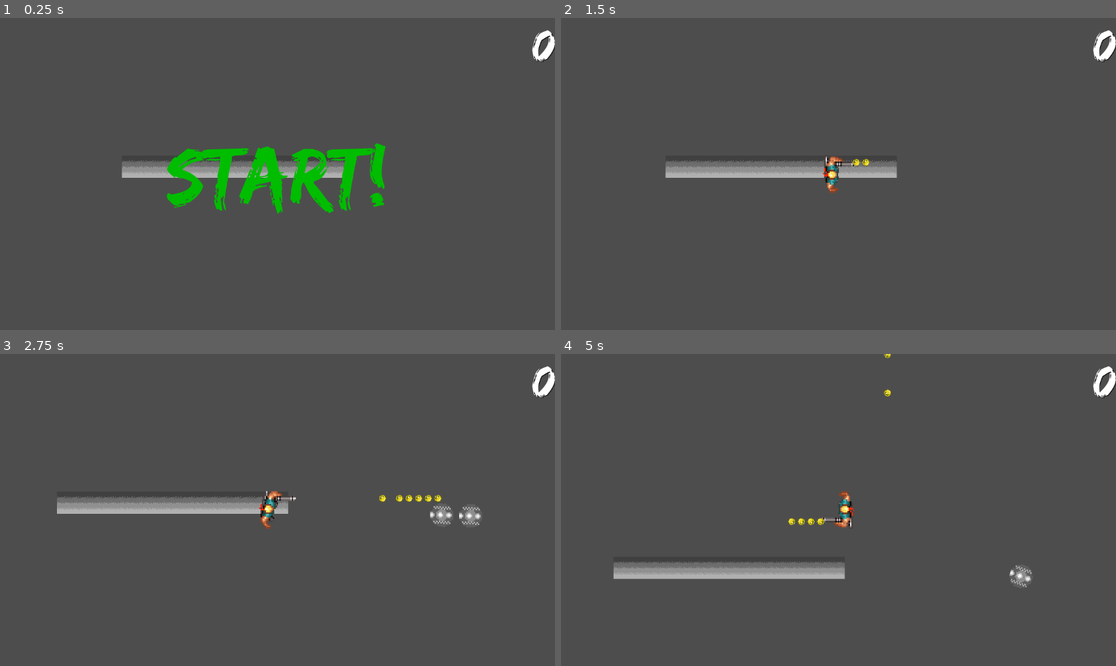
Above: before the commit, frames 1-4 (two rows, left to right).
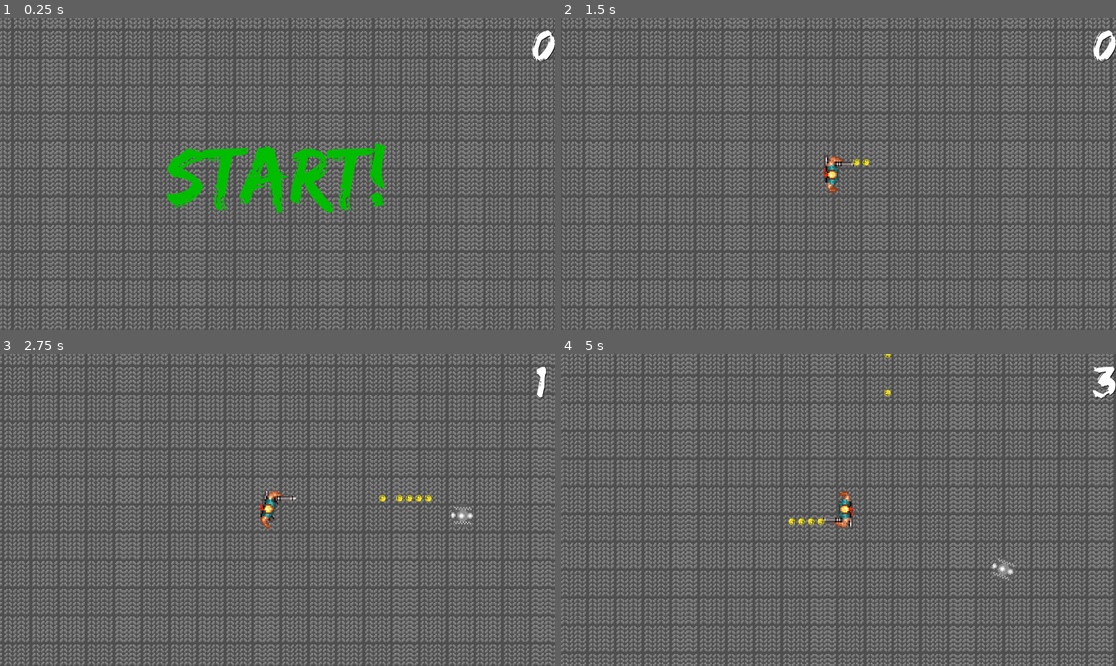
Above: after the commit, the same moments.

Repository: Nyalruko/First-Top-Down-Project
Game: Godot game, scene res://main.tscn
Same seed, same stepped clock (60 frames per second), same inputs: the game is played once before the commit and once after it.
Inputs:
- Up to frame 1 (0.25 s): no input
- Up to frame 2 (1.5 s): click "START!" at 0.5 s; tap Enter at 1.25 s; hold D (Right) from 1.28 s (still down); hold Space (Fire) from 1.28 s (still down)
- Up to frame 3 (2.75 s): release D (Right) at 2.03 s; release Space (Fire) at 2.03 s; hold Shift (Move Backwards, bound only after the commit) from 2.03 s (still down); tap Space (Fire) at 2.1 s
- Up to frame 4 (5 s): release Shift (Move Backwards, bound only after the commit) at 2.78 s; hold D (Right) 2.78-3.53 s; hold Space (Fire) 2.78-3.53 s; hold W (Up) 3.53-4.28 s; tap Space (Fire) at 3.6 s; hold A (Left) from 4.28 s (still down); hold Space (Fire) from 4.28 s (still down)

The runs differ from the first frame. In frame 1, 38% of the frame differs, in the area x 0-100%, y 0-100%; in frame 2, 40%; in frame 3, 40%; in frame 4, 40%.

Commit message:
Backwards movement/Counter
Added backwards movement with slight balance starts/ideas and a functioning score counter plus new textures

Diff:
--- a/Bullet.gd
+++ b/Bullet.gd
@@ -1,9 +1,13 @@
 extends CharacterBody2D
+
+class_name Bullet
 
 var pos : Vector2
 var rota : float
 var dir : float
-var speed = 500
+
+@export var speed = 500
+@export var damage = 10
 
 func _ready():
 	global_position = pos #Sets position of the bullet
--- a/character.gd
+++ b/character.gd
@@ -31,6 +31,9 @@
 		ContraGuyTopDown.play("walk")
 	else:
 		ContraGuyTopDown.play("idle")
+	if Input.is_action_pressed("Move Backwards"):
+		look_at(global_position - direction)
+		velocity *= 0.7
 	move_and_slide()
 
 func shoot_bullet():
--- a/enemy.gd
+++ b/enemy.gd
@@ -1,7 +1,7 @@
 extends CharacterBody2D
 
 
-const SPEED = 100.0
+const SPEED = 250.0
 var player : Node2D
 signal Killed
 
@@ -15,5 +15,6 @@
 
 
 func _on_hitbox_area_entered(area):
-	emit_signal("Killed") #Tells script that it died
-	queue_free() #Deletes the node
+	if area.get_parent() is Bullet:
+		emit_signal("Killed") #Tells script that it died
+		queue_free() #Deletes the node
--- a/enemy_2.gd
+++ b/enemy_2.gd
@@ -1,5 +1,4 @@
 extends CharacterBody2D
-
 
 const SPEED = 100.0
 var player : Node2D
@@ -13,5 +12,6 @@
 	move_and_slide()
 
 func _on_hitbox_area_entered(area):
-	emit_signal("Killed") #Tells script that it died
-	queue_free() #Deletes the node
+	if area.get_parent() is Bullet:
+		emit_signal("Killed") #Tells script that it died
+		queue_free() #Deletes the node
--- a/main.tscn
+++ b/main.tscn
@@ -1,8 +1,8 @@
 [gd_scene load_steps=8 format=3 uid="uid://bhw6uvntk6ynb"]
 
 [ext_resource type="Script" path="res://main.gd" id="1_m3dpu"]
+[ext_resource type="Texture2D" uid="uid://cv52i3nuxqhqg" path="res://Art/Backgrounds/metal_floor3.png" id="2_3pga8"]
 [ext_resource type="PackedScene" uid="uid://b7lhkeojyxdbr" path="res://enemy_spawner.tscn" id="2_icdc0"]
-[ext_resource type="Texture2D" uid="uid://b063l8p3u63sh" path="res://Art/floor.png" id="4_hy7sr"]
 [ext_resource type="AudioStream" uid="uid://bnv2elsf4sd3g" path="res://Art/Music/Super Bomberman 2 - Title (SNES OST).mp3" id="5_cyokd"]
 [ext_resource type="PackedScene" uid="uid://dtwmrjo3pi1uo" path="res://character.tscn" id="5_swuj0"]
 [ext_resource type="AudioStream" uid="uid://31dfwhrfv362" path="res://Art/Music/Game Over： Castlevania (NES).mp3" id="7_cg8am"]
@@ -14,12 +14,19 @@
 [node name="Background" type="TextureRect" parent="."]
 z_index = -400
 texture_repeat = 2
+layout_direction = 1
 anchors_preset = 15
 anchor_right = 1.0
 anchor_bottom = 1.0
+offset_left = -7589.0
+offset_top = -5686.0
+offset_right = -3154.0
+offset_bottom = -2651.0
 grow_horizontal = 2
 grow_vertical = 2
-texture = ExtResource("4_hy7sr")
+scale = Vector2(3, 3)
+texture = ExtResource("2_3pga8")
+expand_mode = 1
 stretch_mode = 1
 
 [node name="Character" parent="." instance=ExtResource("5_swuj0")]
@@ -42,4 +49,5 @@
 
 [connection signal="Died" from="Character" to="." method="_on_character_died"]
 [connection signal="Died" from="Character" to="UI" method="_on_character_died"]
+[connection signal="child_exiting_tree" from="enemy spawner" to="UI" method="_on_enemy_spawner_child_exiting_tree"]
 [connection signal="new_game" from="UI" to="." method="_on_ui_new_game"]
--- a/project.godot
+++ b/project.godot
@@ -21,29 +21,45 @@
 "deadzone": 0.5,
 "events": [Object(InputEventKey,"resource_local_to_scene":false,"resource_name":"","device":-1,"window_id":0,"alt_pressed":false,"shift_pressed":false,"ctrl_pressed":false,"meta_pressed":false,"pressed":false,"keycode":0,"physical_keycode":87,"key_label":0,"unicode":119,"echo":false,"script":null)
 , Object(InputEventKey,"resource_local_to_scene":false,"resource_name":"","device":-1,"window_id":0,"alt_pressed":false,"shift_pressed":false,"ctrl_pressed":false,"meta_pressed":false,"pressed":false,"keycode":0,"physical_keycode":4194320,"key_label":0,"unicode":0,"echo":false,"script":null)
+, null, Object(InputEventJoypadMotion,"resource_local_to_scene":false,"resource_name":"","device":-1,"axis":1,"axis_value":-1.0,"script":null)
 ]
 }
 Down={
 "deadzone": 0.5,
 "events": [Object(InputEventKey,"resource_local_to_scene":false,"resource_name":"","device":-1,"window_id":0,"alt_pressed":false,"shift_pressed":false,"ctrl_pressed":false,"meta_pressed":false,"pressed":false,"keycode":0,"physical_keycode":83,"key_label":0,"unicode":115,"echo":false,"script":null)
 , Object(InputEventKey,"resource_local_to_scene":false,"resource_name":"","device":-1,"window_id":0,"alt_pressed":false,"shift_pressed":false,"ctrl_pressed":false,"meta_pressed":false,"pressed":false,"keycode":0,"physical_keycode":4194322,"key_label":0,"unicode":0,"echo":false,"script":null)
+, Object(InputEventJoypadMotion,"resource_local_to_scene":false,"resource_name":"","device":-1,"axis":1,"axis_value":1.0,"script":null)
 ]
 }
 Left={
 "deadzone": 0.5,
 "events": [Object(InputEventKey,"resource_local_to_scene":false,"resource_name":"","device":-1,"window_id":0,"alt_pressed":false,"shift_pressed":false,"ctrl_pressed":false,"meta_pressed":false,"pressed":false,"keycode":0,"physical_keycode":65,"key_label":0,"unicode":97,"echo":false,"script":null)
 , Object(InputEventKey,"resource_local_to_scene":false,"resource_name":"","device":-1,"window_id":0,"alt_pressed":false,"shift_pressed":false,"ctrl_pressed":false,"meta_pressed":false,"pressed":false,"keycode":0,"physical_keycode":4194319,"key_label":0,"unicode":0,"echo":false,"script":null)
+, Object(InputEventJoypadMotion,"resource_local_to_scene":false,"resource_name":"","device":-1,"axis":0,"axis_value":-1.0,"script":null)
 ]
 }
 Right={
 "deadzone": 0.5,
 "events": [Object(InputEventKey,"resource_local_to_scene":false,"resource_name":"","device":-1,"window_id":0,"alt_pressed":false,"shift_pressed":false,"ctrl_pressed":false,"meta_pressed":false,"pressed":false,"keycode":0,"physical_keycode":68,"key_label":0,"unicode":100,"echo":false,"script":null)
 , Object(InputEventKey,"resource_local_to_scene":false,"resource_name":"","device":-1,"window_id":0,"alt_pressed":false,"shift_pressed":false,"ctrl_pressed":false,"meta_pressed":false,"pressed":false,"keycode":0,"physical_keycode":4194321,"key_label":0,"unicode":0,"echo":false,"script":null)
+, Object(InputEventJoypadMotion,"resource_local_to_scene":false,"resource_name":"","device":-1,"axis":0,"axis_value":1.0,"script":null)
 ]
 }
 Fire={
 "deadzone": 0.5,
 "events": [null, Object(InputEventKey,"resource_local_to_scene":false,"resource_name":"","device":-1,"window_id":0,"alt …(184 unchanged characters)…
+, Object(InputEventJoypadButton,"resource_local_to_scene":false,"resource_name":"","device":-1,"button_index":2,"pressure":0.0,"pressed":true,"script":null)
+]
+}
+"Move Backwards"={
+"deadzone": 0.5,
+"events": [Object(InputEventKey,"resource_local_to_scene":false,"resource_name":"","device":-1,"window_id":0,"alt_pressed":false,"shift_pressed":false,"ctrl_pressed":false,"meta_pressed":false,"pressed":false,"keycode":0,"physical_keycode":4194325,"key_label":0,"unicode":0,"echo":false,"script":null)
+, Object(InputEventJoypadButton,"resource_local_to_scene":false,"resource_name":"","device":-1,"button_index":10,"pressure":0.0,"pressed":true,"script":null)
+]
+}
+"Test Button"={
+"deadzone": 0.5,
+"events": [Object(InputEventJoypadButton,"resource_local_to_scene":false,"resource_name":"","device":-1,"button_index":3,"pressure":0.0,"pressed":true,"script":null)
 ]
 }
 
--- a/ui.gd
+++ b/ui.gd
@@ -11,10 +11,6 @@
 func _process(delta):
 	pass
 
-func score_increase():
-	score += 1
-	$Score.text = str(score)
-
 func game_done():
 	$"Game Over".show()
 	await get_tree().create_timer(10).timeout
@@ -24,3 +20,10 @@
 func _on_start_pressed():
 	$Start.hide()
 	new_game.emit()
+
+
+func _on_enemy_spawner_child_exiting_tree(node):
+	score += 1
+	$Score.text = str(score)
+	if score == 69:
+		$Noice.play()
--- a/ui.tscn
+++ b/ui.tscn
@@ -1,7 +1,8 @@
-[gd_scene load_steps=3 format=3 uid="uid://t15xinwh5xyw"]
+[gd_scene load_steps=4 format=3 uid="uid://t15xinwh5xyw"]
 
 [ext_resource type="Script" path="res://ui.gd" id="1_vew82"]
 [ext_resource type="FontFile" uid="uid://dr7wwg0q4a857" path="res://Art/edosz.ttf" id="2_i456l"]
+[ext_resource type="AudioStream" uid="uid://b1u86766pew6i" path="res://Art/Music/nioceEdited.mp3" id="3_esmp8"]
 
 [node name="UI" type="CanvasLayer"]
 script = ExtResource("1_vew82")
@@ -58,4 +59,8 @@
 text = "START!"
 flat = true
 
+[node name="Noice" type="AudioStreamPlayer" parent="."]
+stream = ExtResource("3_esmp8")
+volume_db = 10.0
+
 [connection signal="pressed" from="Start" to="." method="_on_start_pressed"]
Binary file added: Art/Backgrounds/metal_floor.png
Not shown, added: Art/Backgrounds/metal_floor.png.import
Binary file added: Art/Backgrounds/metal_floor2.png
Not shown, added: Art/Backgrounds/metal_floor2.png.import
Binary file added: Art/Backgrounds/metal_floor3.png
Not shown, added: Art/Backgrounds/metal_floor3.png.import
Not shown, added: Art/Music/nioceEdited.mp3.import
Not shown, added: Art/Music/nioceEdited.mp3
